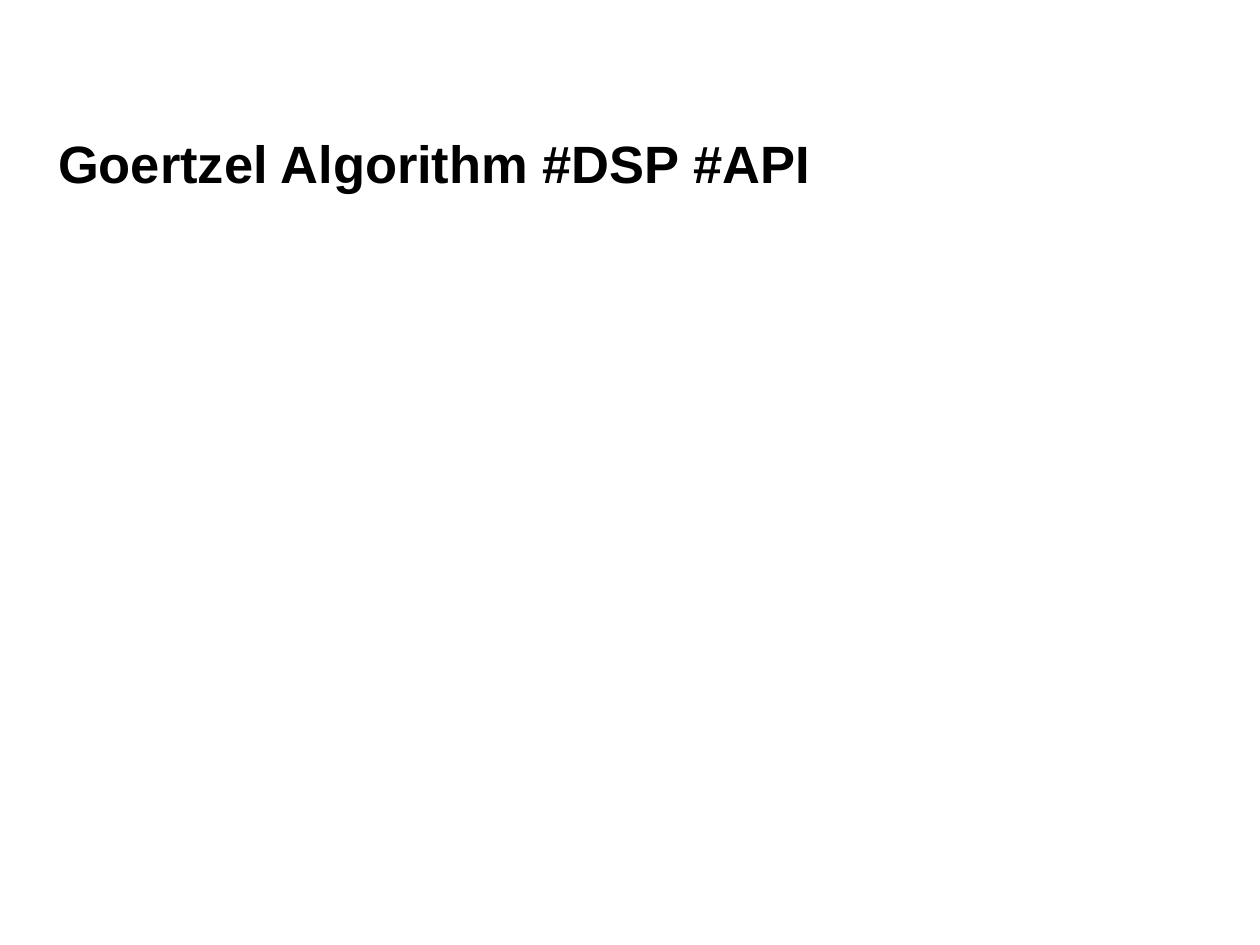
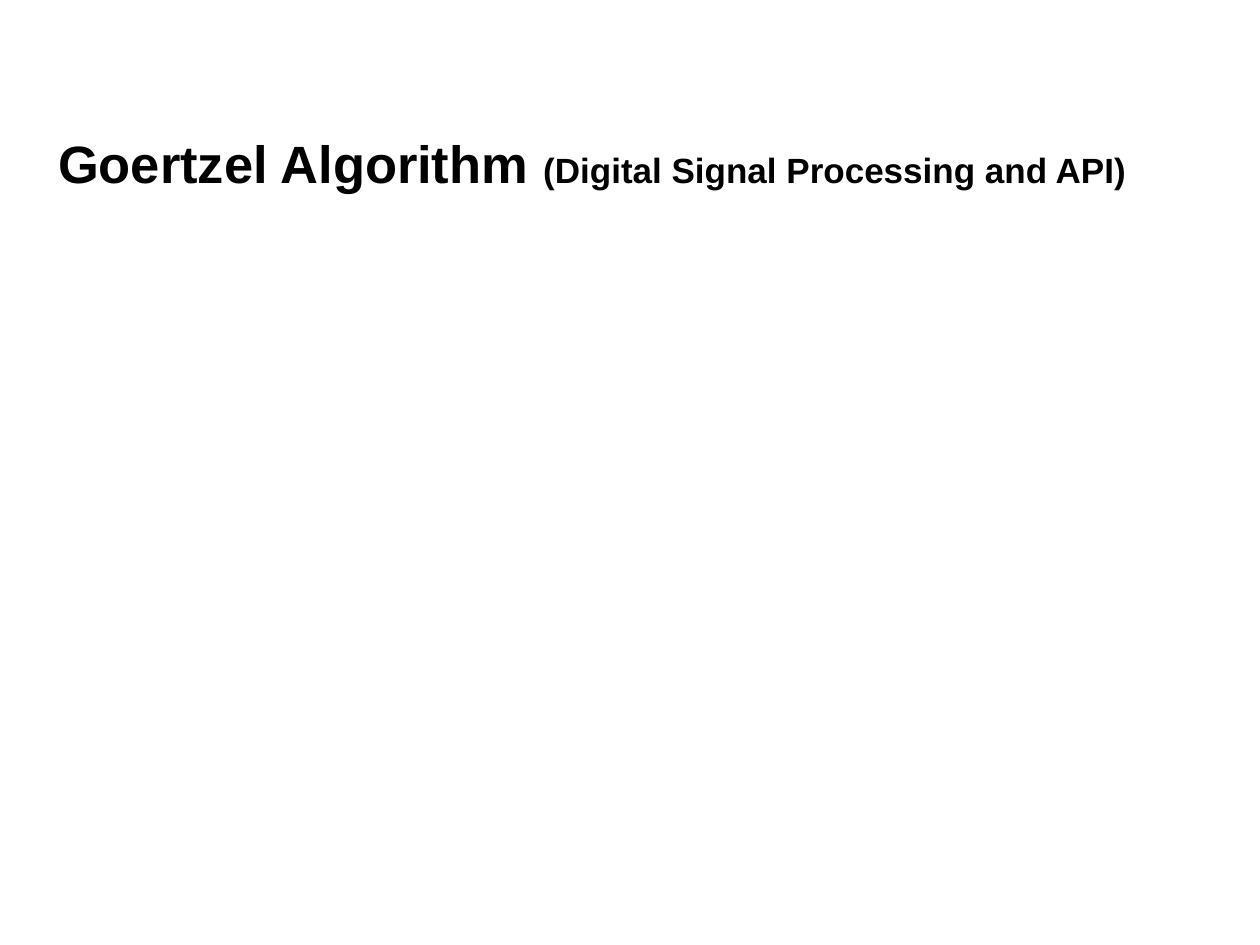
Before and after one commit to danielsaul/phone-tapping-scenario, a slide deck: slide 5 of docs/ppt.pptx. Drawn at 1260x945 pixels with LibreOffice and Linux fonts; fonts in the diff are those of the drawing; background and template pictures are left out. Boxes give left, top, right and bottom in pixels: in the first picture for what was removed or moved away, otherwise in the second. Text is boxed around its words. In the diff, an @@ line names an element or a change of style, - is before the commit and + after.

```diff
--- a/docs/ppt.pptx
+++ b/docs/ppt.pptx
@@ title at box(58, 145, 1126, 194): text changed; size 30 to 20 pt @@
-Goertzel Algorithm #DSP #API
+Goertzel Algorithm (Digital Signal Processing and API)
```
Also in this commit, not shown: 2 other slides changed, 3 slides added, 2 slides removed.
